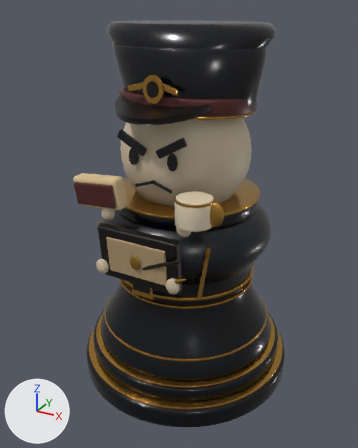
A saved change to the glTF model frontend/public/models/matthias-home-canonical.glb.
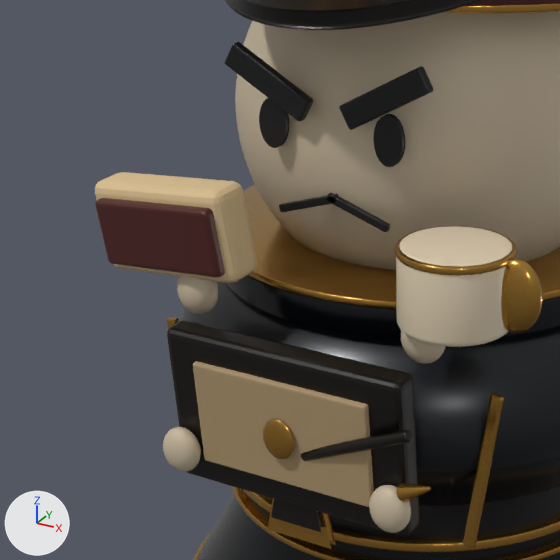
Old and new are each drawn whole from a camera (50 mm lens) standing at (1.213, -2.291, 2.05) and looking at (-0.023, -0.043, 0.926) and again close up on the part from 12% to 64% of the width and 26% to 68% of the height. The axes (+X, +Y, +Z) are drawn at lower left. The lights are the same throughout. The older version's two pictures come first. Where no turn or scale is listed for an object, it has been applied to the vertices. Vertices at exactly the same position are counted once.

In view in the first close-up: 'Classic brass collar line', 'Classic cap visor', 'Classic lower pawn', 'Classic navy tunic', 'Classic neck plinth', 'Classic waist service ring', 'Head', 'RoutineBook', 'RoutineBookPages', 'RoutineCup', 'RoutineSandwichBread', 'RoutineSandwichFilling', 'RoutineSandwichHand' and 22 more.
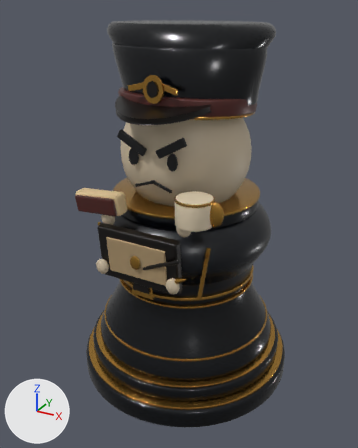
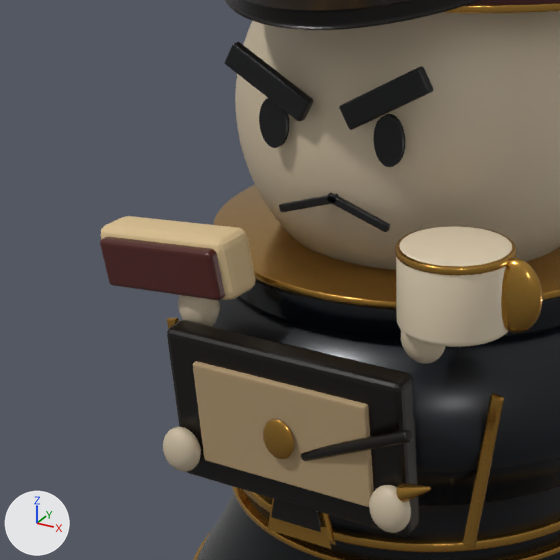
Edits to the bpy script that builds the scene:
```text
Change me_cube_011:
    used by ob_routinesandwichbread; location = (-0.255, -0.435, 1.205)
    remove me_cube_011.from_pydata(...)  # 96 vertices, 188 faces; spans x -0.153..0.153, y -0.054..0.054, z -0.096..0.096
    add me_cube_011.from_pydata(...)  # 96 vertices, 188 faces; spans x -0.15..0.15, y -0.053..0.053, z -0.071..0.071
    me_cube_011 part 1: all 48 vertices in x -0.137..0.153, y -0.047..0.054, z -0.096..-0.042 are moved by (-0.003, -0.001, 0.025)
    me_cube_011 part 2: all 48 vertices in x -0.153..0.137, y -0.054..0.047, z 0.042..0.096 are moved by (0.003, 0.001, -0.025)
Change me_cube_012:
    used by ob_routinesandwichfilling; location = (-0.255, -0.477, 1.2)
    remove me_cube_012.from_pydata(...)  # 96 vertices, 188 faces; spans x -0.133..0.133, y -0.028..0.028, z -0.072..0.072
    add me_cube_012.from_pydata(...)  # 96 vertices, 188 faces; spans x -0.131..0.131, y -0.027..0.027, z -0.058..0.058
    me_cube_012 part 3: the whole mesh is multiplied about its middle by the matrix ((0.995, -0.002, 0.035), (-0.002, 0.999, 0.016), (0.035, 0.016, 0.727))
Change ob_routinesandwichbread:
    ob_routinesandwichbread.location: (-0.255, -0.435, 1.205) -> (-0.255, -0.435, 1.15)
Change ob_routinesandwichfilling:
    ob_routinesandwichfilling.location: (-0.255, -0.477, 1.2) -> (-0.255, -0.477, 1.145)
Change ob_routinesandwichhand:
    ob_routinesandwichhand.location: (-0.205, -0.448, 1.105) -> (-0.205, -0.448, 1.075)
```

Pixel boxes (x1, y1, x2, y2) of what changed, in the close-ups (560 x 560 px; the box of a moved part takes in the faces that stretch with it):
'RoutineSandwichFilling', reshaped, moved (21% shorter): before (95, 198, 225, 278); after (100, 237, 225, 300)
'RoutineSandwichBread', reshaped, moved (24% shorter): before (95, 172, 257, 283); after (101, 216, 256, 300)
'RoutineSandwichHand', moved: before (177, 276, 219, 314); after (178, 295, 220, 326)
part 1 of me_cube_011, moved or reshaped: before (113, 262, 257, 283); after (222, 279, 256, 300)
part 2 of me_cube_011, moved or reshaped: before (95, 172, 257, 276); after (101, 216, 255, 293)
